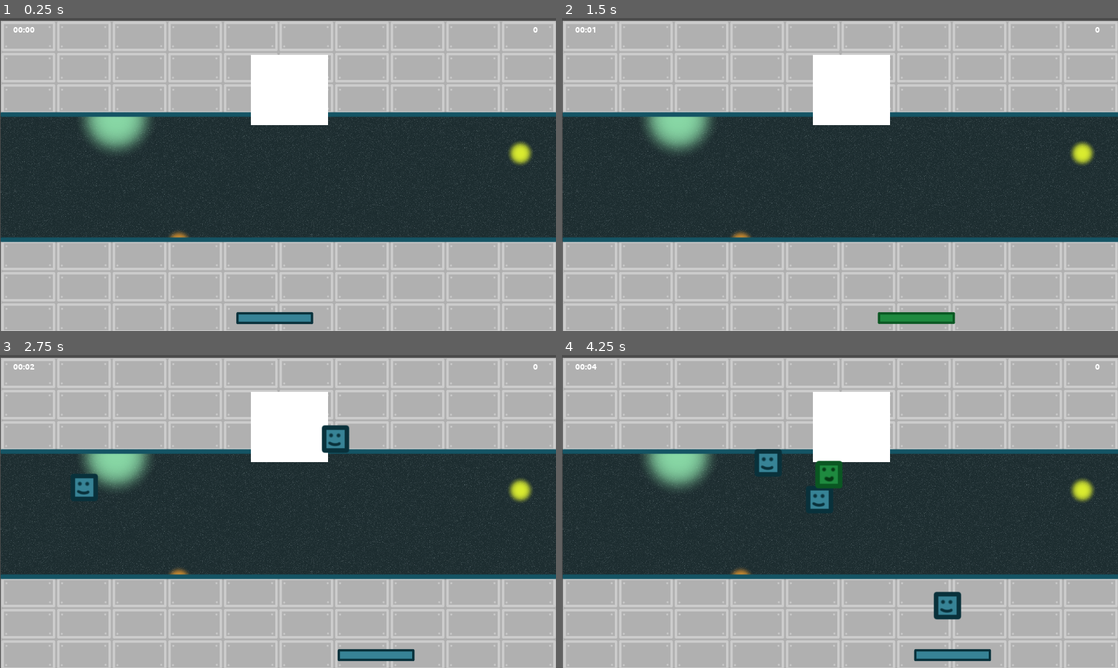
Above: before the commit, frames 1-4 (two rows, left to right).
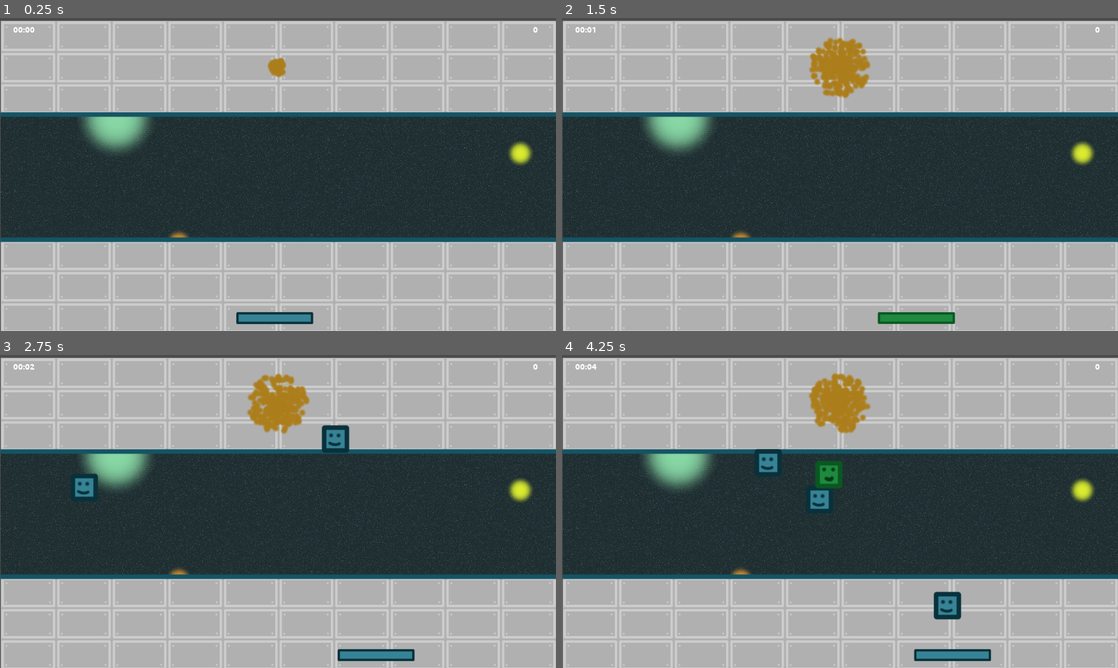
Above: after the commit, the same moments.

Repository: moisesjbc/ludum-dare-53
Game: Godot game, scene res://gameplay/main/main.tscn
Same seed, same stepped clock (60 frames per second), same inputs: the game is played once before the commit and once after it.
Inputs:
- Up to frame 1 (0.25 s): no input
- Up to frame 2 (1.5 s): tap Enter at 0.5 s; hold Right (ui_right) 0.53-1.28 s; tap Space at 0.77 s; hold Left (ui_left) from 1.28 s (still down)
- Up to frame 3 (2.75 s): tap Space at 1.52 s; release Left (ui_left) at 2.03 s; hold Right (ui_right) from 2.03 s (still down)
- Up to frame 4 (4.25 s): tap Space at 3.02, 3.77 s; release Right (ui_right) at 3.53 s; hold Left (ui_left) from 3.53 s (still down)

The runs differ from the first frame. In frame 1, 3.1% of the frame differs, in the area x 45-59%, y 11-35%; in frame 2, 3.5%; in frame 3, 3.4%; in frame 4, 3.6%, in the area x 44-59%, y 5-35%.

Commit message:
Add delivery portal

Diff:
--- a/godot-project/gameplay/delivery_zone/delivery_zone.tscn
+++ b/godot-project/gameplay/delivery_zone/delivery_zone.tscn
@@ -1,22 +1,34 @@
-[gd_scene load_steps=3 format=2]
+[gd_scene load_steps=4 format=2]
 
 [ext_resource path="res://gameplay/delivery_zone/delivery_zone.gd" type="Script" id=1]
+[ext_resource path="res://gameplay/delivery_zone/portal_particle.png" type="Texture" id=2]
 
 [sub_resource type="RectangleShape2D" id=1]
-extents = Vector2( 133, 120.5 )
+extents = Vector2( 101.5, 101 )
 
 [node name="delivery_zone" type="Area2D"]
 collision_layer = 4
 script = ExtResource( 1 )
 
 [node name="collision_shape" type="CollisionShape2D" parent="."]
-position = Vector2( 0, 0.5 )
+position = Vector2( 0.5, 1 )
 shape = SubResource( 1 )
 
 [node name="color_rect" type="ColorRect" parent="."]
+visible = false
 margin_left = -133.0
 margin_top = -121.0
 margin_right = 134.0
 margin_bottom = 121.0
 
+[node name="particles" type="CPUParticles2D" parent="."]
+modulate = Color( 0.678431, 0.494118, 0.105882, 1 )
+amount = 300
+texture = ExtResource( 2 )
+emission_shape = 1
+emission_sphere_radius = 1.0
+spread = 180.0
+gravity = Vector2( 0, 0 )
+initial_velocity = 100.0
+
 [connection signal="body_entered" from="." to="." method="_on_delivery_zone_body_entered"]
--- a/godot-project/gameplay/main/main.tscn
+++ b/godot-project/gameplay/main/main.tscn
@@ -17,7 +17,7 @@
 texture = ExtResource( 8 )
 
 [node name="delivery_zone" parent="." instance=ExtResource( 2 )]
-position = Vector2( 999, 249 )
+position = Vector2( 959, 169 )
 
 [node name="player" parent="." instance=ExtResource( 1 )]
 position = Vector2( 947, 1037 )
Binary file added: godot-project/gameplay/delivery_zone/portal_particle.png
Not shown, added: godot-project/gameplay/delivery_zone/portal_particle.png.import
Not shown, added: design/portal_particle.xcf
